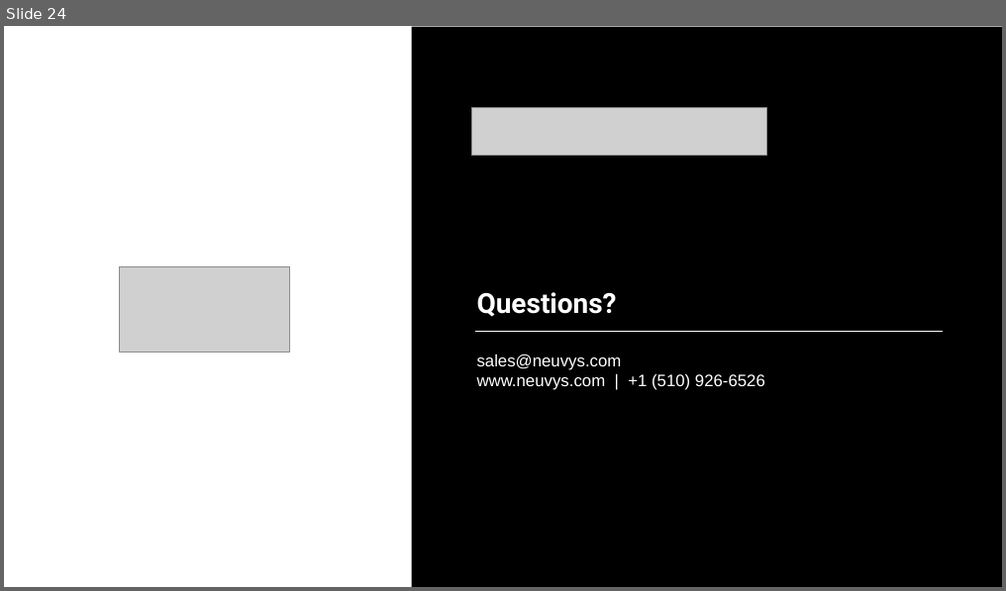
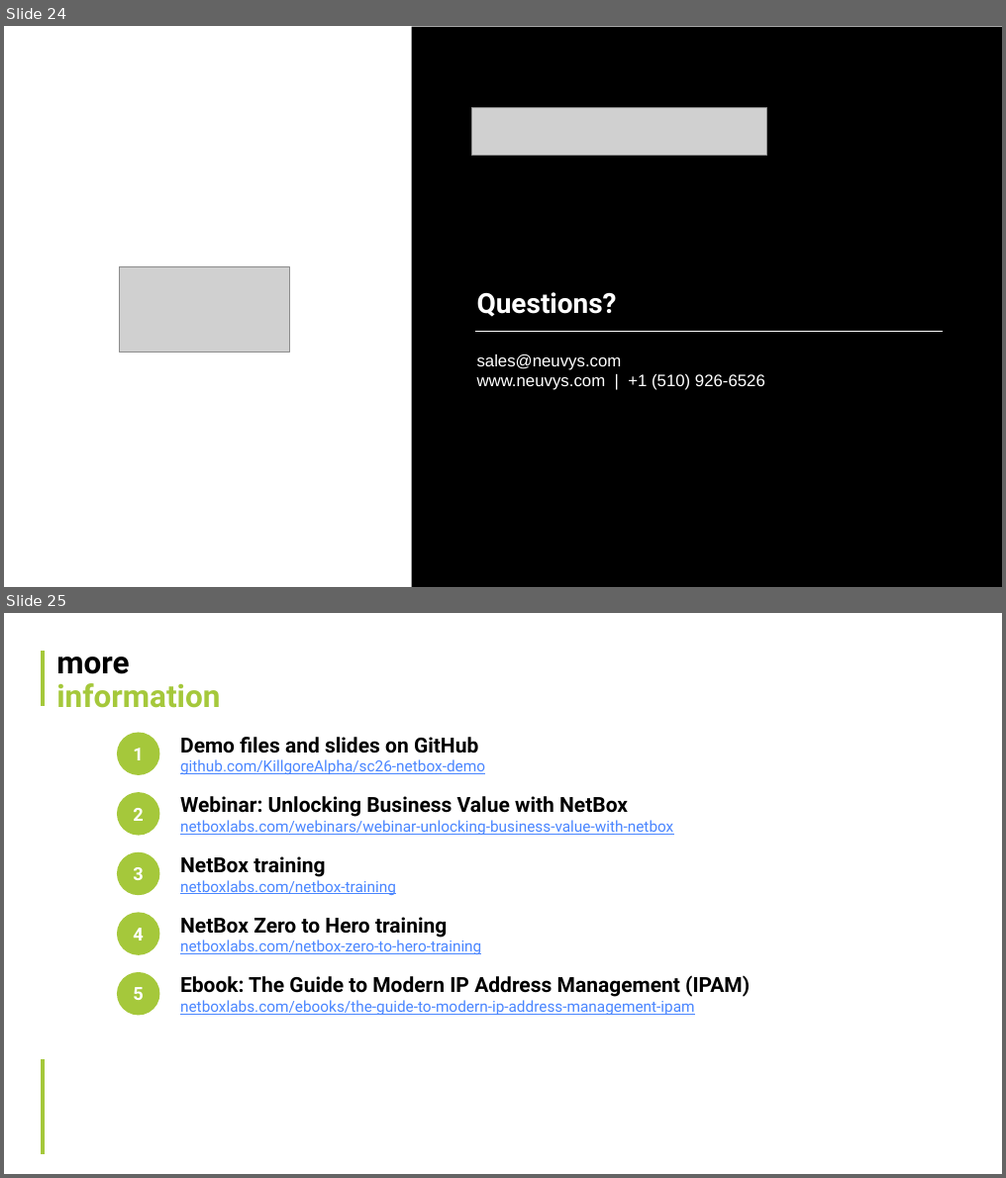
Before and after one commit to KillgoreAlpha/sc26-netbox-demo, a slide deck: slides/NetBox Demo (Neuvys template).pptx. Shown one above the other, each under a label of ours: slide 24 before the commit, slides 24 and 25 after it. The pictures are 1006x591 and 1006x1178 pixels, drawn with LibreOffice and Linux fonts; fonts in the diff are those of the drawing; grey boxes stand for pictures; background and template pictures are left out. Boxes give left, top, right and bottom in pixels: in the first picture for what was removed or moved away, otherwise in the second. Text is boxed around its words. In the diff, an @@ line names an element or a change of style, - is before the commit and + after.

```diff
--- a/slides/NetBox Demo (Neuvys template).pptx
+++ b/slides/NetBox Demo (Neuvys template).pptx
@@ slide 25 added at (4,613,1002,1174), background #FFFFFF @@
@@ line added from (43, 651) to (43, 707), #A5C83B 5 pt @@
@@ title added at (56,657,220,708), 45 pt, text #A5C83B, bold @@
+more
+information
@@ ellipse added at (118,733,159,774), fill #A5C83B, outline #A5C83B 2.25 pt, 26 pt, text #FFFFFF, bold @@
+1
@@ text added at (180,737,485,774), 22 pt, text #4A86FF, underline @@
+Demo files and slides on GitHub
+github.com/KillgoreAlpha/sc26-netbox-demo
@@ ellipse added at (118,793,159,835), fill #A5C83B, outline #A5C83B 2.25 pt, 26 pt, text #FFFFFF, bold @@
+2
@@ text added at (180,796,673,835), 22 pt, text #4A86FF, underline @@
+Webinar: Unlocking Business Value with NetBox
+netboxlabs.com/webinars/webinar-unlocking-business-value-with-netbox
@@ ellipse added at (118,853,159,894), fill #A5C83B, outline #A5C83B 2.25 pt, 26 pt, text #FFFFFF, bold @@
+3
@@ text added at (180,857,396,895), 22 pt, text #4A86FF, underline @@
+NetBox training
+netboxlabs.com/netbox-training
@@ ellipse added at (118,913,159,955), fill #A5C83B, outline #A5C83B 2.25 pt, 26 pt, text #FFFFFF, bold @@
+4
@@ text added at (180,917,481,955), 22 pt, text #4A86FF, underline @@
+NetBox Zero to Hero training
+netboxlabs.com/netbox-zero-to-hero-training
@@ ellipse added at (118,973,159,1015), fill #A5C83B, outline #A5C83B 2.25 pt, 26 pt, text #FFFFFF, bold @@
+5
@@ text added at (180,975,749,1015), 22 pt, text #4A86FF, underline @@
+Ebook: The Guide to Modern IP Address Management (IPAM)
+netboxlabs.com/ebooks/the-guide-to-modern-ip-address-management-ipam
@@ line added from (43, 1060) to (43, 1155), #A5C83B 5 pt @@
```
